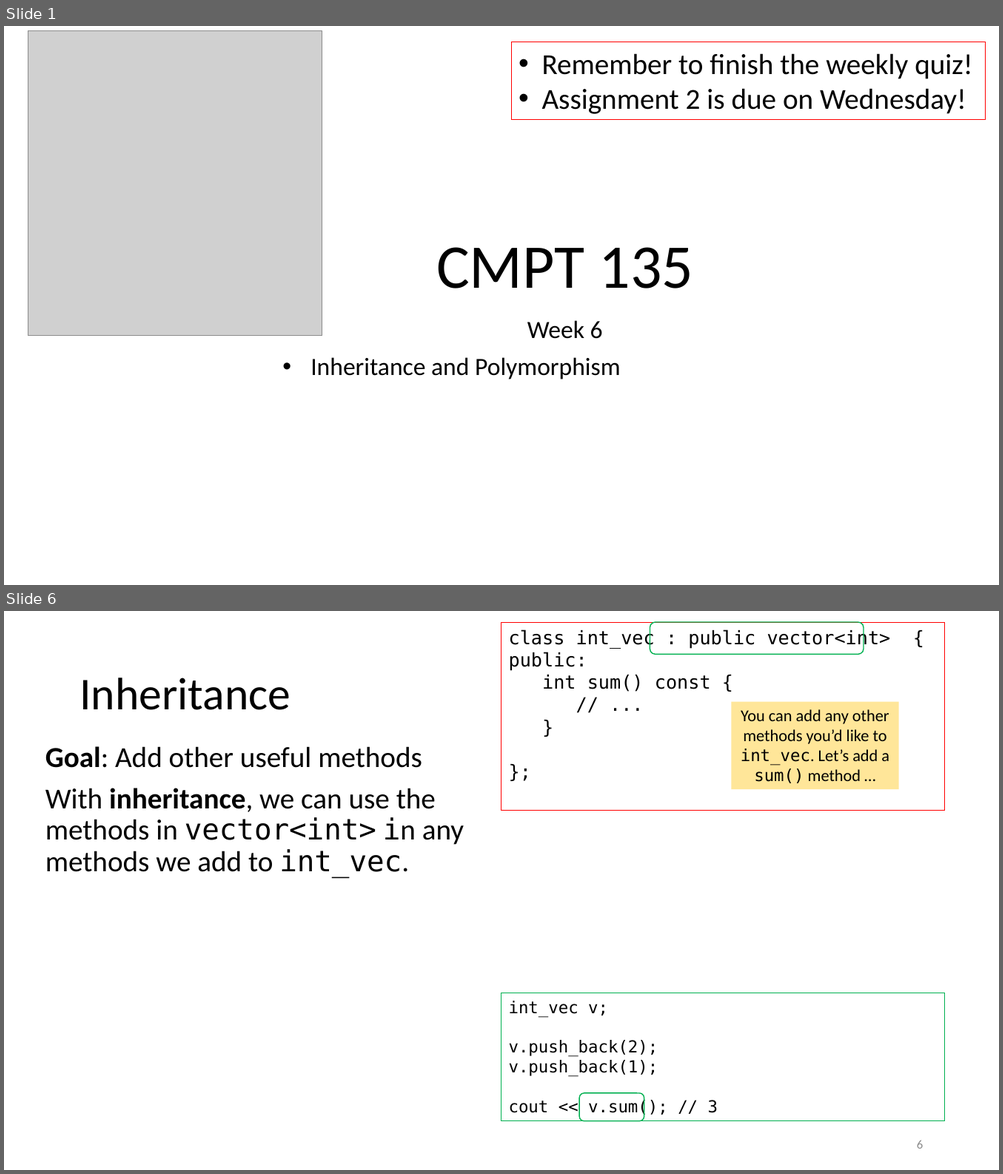
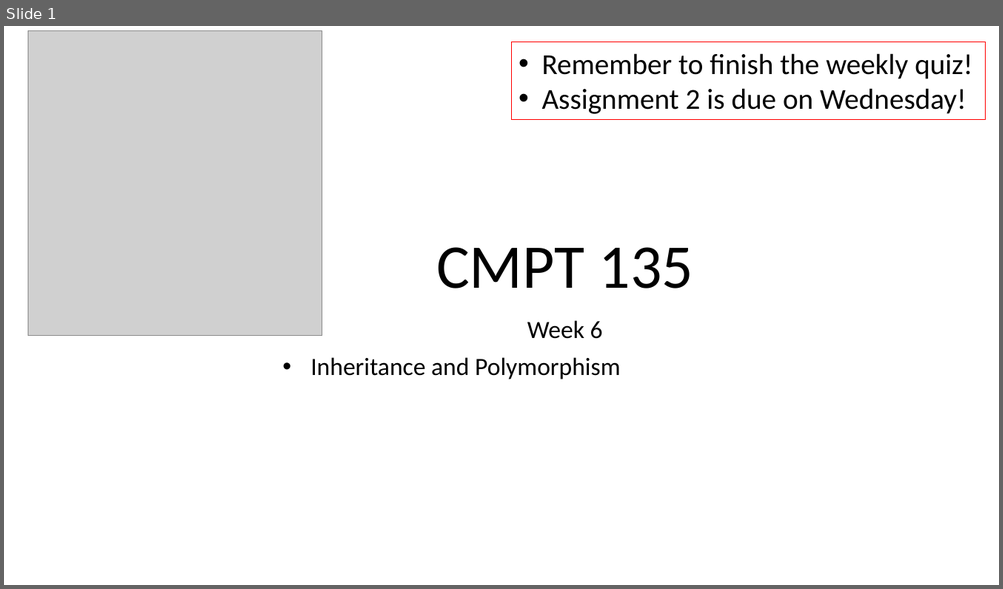
Before and after one commit to tjd1234/cmpt135spring2024, a slide deck: sample_code/week8/week8_cmpt135.pptx. Shown one above the other, each under a label of ours: slides 1 and 6 before the commit, slide 1 after it; the slides between them are not shown. The pictures are 1003x1174 and 1003x589 pixels, drawn with LibreOffice and Linux fonts; fonts in the diff are those of the drawing; grey boxes stand for pictures. Boxes give left, top, right and bottom in pixels: in the first picture for what was removed or moved away, otherwise in the second. Text is boxed around its words. In the diff, an @@ line names an element or a change of style, - is before the commit and + after.

```diff
--- a/sample_code/week8/week8_cmpt135.pptx
+++ b/sample_code/week8/week8_cmpt135.pptx
@@ slide 6 removed at <box>4,611,999,1170</box>, background #FFFFFF @@
@@ rectangle removed at <box>501,622,944,810</box> @@
-class int_vec : public vector<int> {
-public:
-int sum() const {
-// ...
-}
-};
@@ rounded rectangle removed at <box>650,622,864,654</box> @@
@@ title removed at <box>79,678,290,710</box> @@
-Inheritance
@@ rectangle removed at <box>731,702,899,790</box> @@
-You can add any other methods you’d like to int_vec. Let’s add a sum() method …
@@ text removed at <box>45,746,464,878</box> @@
-Goal: Add other useful methods
-With inheritance, we can use the methods in vector<int> in any methods we add to int_vec.
@@ rectangle removed at <box>501,994,944,1122</box> @@
-int_vec v;
-v.push_back(2);
-v.push_back(1);
-cout << v.sum(); // 3
@@ rounded rectangle removed at <box>579,1093,644,1122</box> @@
@@ page number removed at <box>916,1141,922,1149</box> @@
-6
```
Also in this commit, not shown: 2 slides changed, 39 slides added, 18 other slides removed, 3 other files.
